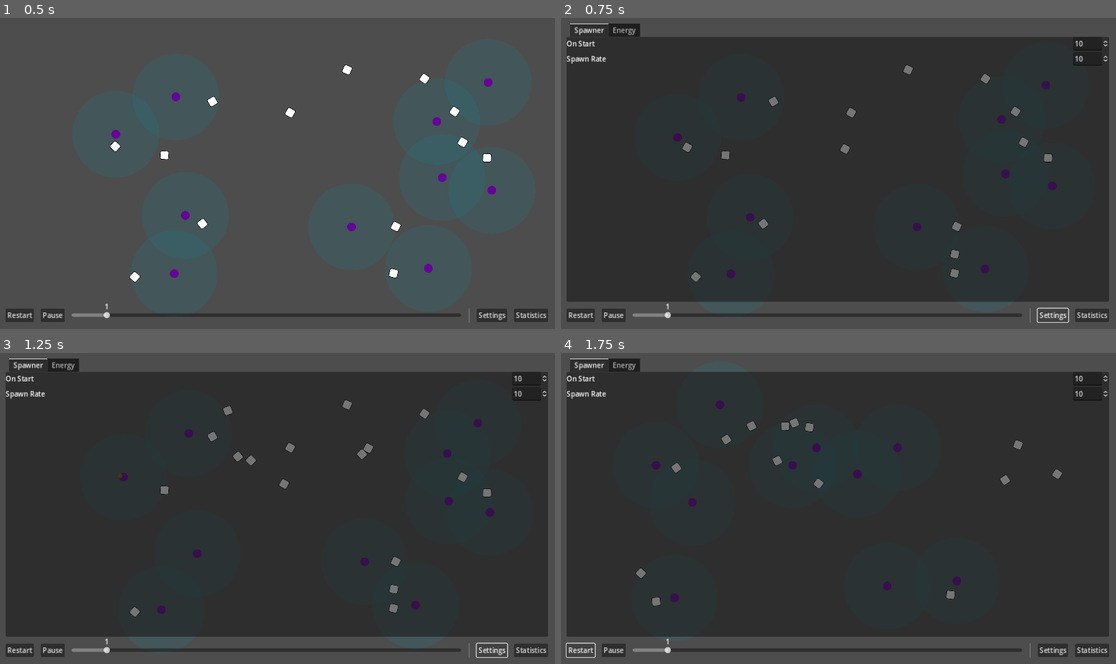
Above: before the commit, frames 1-4 (two rows, left to right).
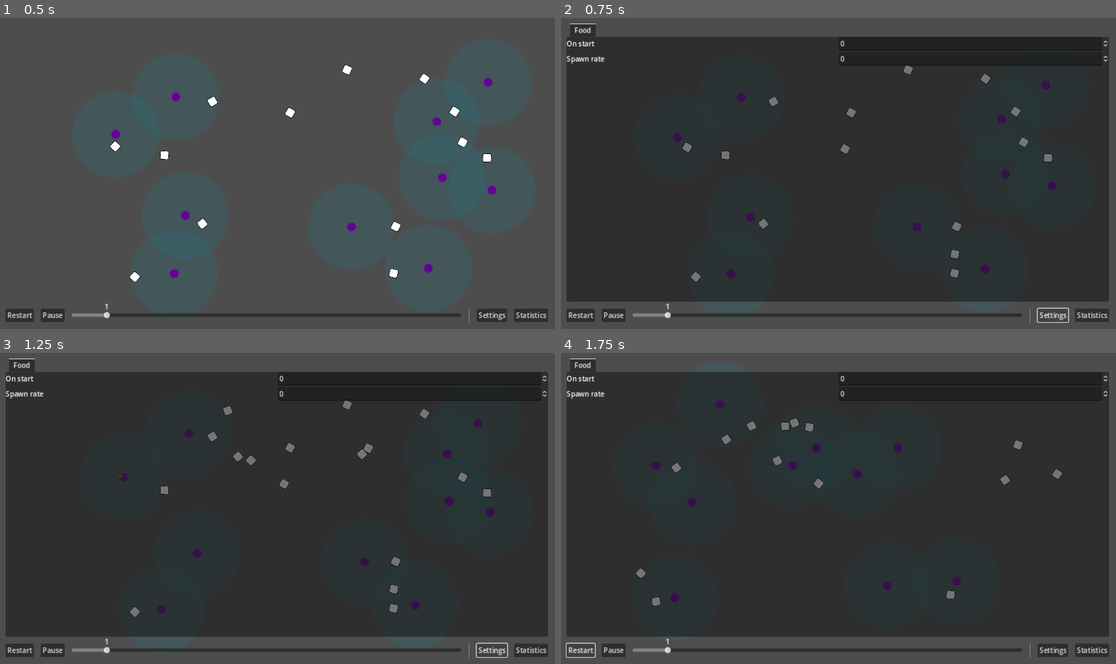
Above: after the commit, the same moments.

Repository: wivest/Natural-Selection
Game: Godot game, scene res://main.tscn
Same seed, same stepped clock (60 frames per second), same inputs: the game is played once before the commit and once after it.
Inputs:
- Up to frame 1 (0.5 s): no input
- Up to frame 2 (0.75 s): click "Settings" at 0.5 s
- Up to frame 3 (1.25 s): no input
- Up to frame 4 (1.75 s): click "Restart" at 1.25 s

Frame 1 is identical in both runs. In frame 2, 0.6% of the frame differs, in the area x 2-95%, y 1-16%; in frame 3, 0.6%; in frame 4, 0.6%.

Commit message:
feat: create food section

Diff:
--- a/main.tscn
+++ b/main.tscn
@@ -1,11 +1,10 @@
-[gd_scene load_steps=7 format=3 uid="uid://b57fcx5wnkjjp"]
+[gd_scene load_steps=6 format=3 uid="uid://b57fcx5wnkjjp"]
 
 [ext_resource type="PackedScene" uid="uid://bt534pqa6bbnk" path="res://field/field.tscn" id="1_pyuv2"]
 [ext_resource type="Script" path="res://ui/tabs/manager.gd" id="2_ki502"]
+[ext_resource type="PackedScene" uid="uid://d0kcmg1d3jhci" path="res://ui/tabs/settings/settings.tscn" id="3_206st"]
 [ext_resource type="Script" path="res://ui/tabs/statistics/counter.gd" id="5_7rui8"]
 [ext_resource type="PackedScene" uid="uid://b6hsim7etwda0" path="res://ui/bar/bar.tscn" id="5_w3kug"]
-[ext_resource type="Script" path="res://ui/settings/tab_container.gd" id="6_d86jy"]
-[ext_resource type="PackedScene" uid="uid://sun71qj2svtq" path="res://ui/settings/field/field.tscn" id="7_fuiho"]
 
 [node name="Main" type="Node"]
 
@@ -47,48 +46,9 @@
 grow_horizontal = 2
 grow_vertical = 2
 
-[node name="Settings" type="TabContainer" parent="GUI/Parameters/VBoxContainer/Tabs"]
+[node name="Settings" parent="GUI/Parameters/VBoxContainer/Tabs" instance=ExtResource("3_206st")]
 visible = false
 layout_mode = 1
-anchors_preset = 15
-anchor_right = 1.0
-anchor_bottom = 1.0
-grow_horizontal = 2
-grow_vertical = 2
-size_flags_vertical = 3
-script = ExtResource("6_d86jy")
-
-[node name="Spawner" type="VBoxContainer" parent="GUI/Parameters/VBoxContainer/Tabs/Settings"]
-layout_mode = 2
-
-[node name="On Start" parent="GUI/Parameters/VBoxContainer/Tabs/Settings/Spawner" instance=ExtResource("7_fuiho")]
-layout_mode = 2
-field_name = "On Start"
-start = 10.0
-
-[node name="SpawnRate" parent="GUI/Parameters/VBoxContainer/Tabs/Settings/Spawner" instance=ExtResource("7_fuiho")]
-layout_mode = 2
-field_name = "Spawn Rate"
-start = 10.0
-
-[node name="Energy" type="VBoxContainer" parent="GUI/Parameters/VBoxContainer/Tabs/Settings"]
-visible = false
-layout_mode = 2
-
-[node name="OnStart" parent="GUI/Parameters/VBoxContainer/Tabs/Settings/Energy" instance=ExtResource("7_fuiho")]
-layout_mode = 2
-field_name = "On Start"
-start = 400.0
-
-[node name="LowerBound" parent="GUI/Parameters/VBoxContainer/Tabs/Settings/Energy" instance=ExtResource("7_fuiho")]
-layout_mode = 2
-field_name = "Lower Bound"
-start = 800.0
-
-[node name="OnDivision" parent="GUI/Parameters/VBoxContainer/Tabs/Settings/Energy" instance=ExtResource("7_fuiho")]
-layout_mode = 2
-field_name = "On Division"
-start = 350.0
 
 [node name="Statistics" type="TabContainer" parent="GUI/Parameters/VBoxContainer/Tabs"]
 visible = false
@@ -106,9 +66,3 @@
 [node name="Bar" parent="GUI/Parameters/VBoxContainer" instance=ExtResource("5_w3kug")]
 layout_mode = 2
 size_flags_stretch_ratio = 2.0
-
-[connection signal="field_changed" from="GUI/Parameters/VBoxContainer/Tabs/Settings/Spawner/On Start" to="GUI/Parameters/VBoxContainer/Tabs/Settings" method="_on_spawner_on_start_field_changed"]
-[connection signal="field_changed" from="GUI/Parameters/VBoxContainer/Tabs/Settings/Spawner/SpawnRate" to="GUI/Parameters/VBoxContainer/Tabs/Settings" method="_on_spawn_rate_field_changed"]
-[connection signal="field_changed" from="GUI/Parameters/VBoxContainer/Tabs/Settings/Energy/OnStart" to="GUI/Parameters/VBoxContainer/Tabs/Settings" method="_on_on_start_field_changed"]
-[connection signal="field_changed" from="GUI/Parameters/VBoxContainer/Tabs/Settings/Energy/LowerBound" to="GUI/Parameters/VBoxContainer/Tabs/Settings" method="_on_lower_bound_field_changed"]
-[connection signal="field_changed" from="GUI/Parameters/VBoxContainer/Tabs/Settings/Energy/OnDivision" to="GUI/Parameters/VBoxContainer/Tabs/Settings" method="_on_on_division_field_changed"]
--- /dev/null
+++ b/ui/tabs/settings/sections/food.tscn
@@ -0,0 +1,38 @@
+[gd_scene load_steps=3 format=3 uid="uid://cla45h7wq8vdy"]
+
+[ext_resource type="Script" path="res://ui/tabs/settings/sections/section.gd" id="1_hangq"]
+[ext_resource type="Script" path="res://ui/tabs/settings/sections/parameter.gd" id="2_0xsf4"]
+
+[node name="Food" type="VBoxContainer" node_paths=PackedStringArray("parameters")]
+offset_right = 88.0
+offset_bottom = 35.0
+script = ExtResource("1_hangq")
+parameters = [NodePath("OnStart/UIParameter"), NodePath("SpawnRate/UIParameter")]
+
+[node name="OnStart" type="HBoxContainer" parent="."]
+layout_mode = 2
+
+[node name="Label" type="Label" parent="OnStart"]
+layout_mode = 2
+size_flags_horizontal = 3
+text = "On start"
+
+[node name="UIParameter" type="SpinBox" parent="OnStart"]
+layout_mode = 2
+size_flags_horizontal = 3
+script = ExtResource("2_0xsf4")
+parameter_name = "food"
+
+[node name="SpawnRate" type="HBoxContainer" parent="."]
+layout_mode = 2
+
+[node name="Label" type="Label" parent="SpawnRate"]
+layout_mode = 2
+size_flags_horizontal = 3
+text = "Spawn rate"
+
+[node name="UIParameter" type="SpinBox" parent="SpawnRate"]
+layout_mode = 2
+size_flags_horizontal = 3
+script = ExtResource("2_0xsf4")
+parameter_name = "spawn_rate"
--- a/ui/tabs/settings/settings.tscn
+++ b/ui/tabs/settings/settings.tscn
@@ -1,4 +1,6 @@
-[gd_scene format=3 uid="uid://d0kcmg1d3jhci"]
+[gd_scene load_steps=2 format=3 uid="uid://d0kcmg1d3jhci"]
+
+[ext_resource type="PackedScene" uid="uid://cla45h7wq8vdy" path="res://ui/tabs/settings/sections/food.tscn" id="1_r1s3c"]
 
 [node name="Settings" type="TabContainer"]
 anchors_preset = 15
@@ -6,5 +8,6 @@
 anchor_bottom = 1.0
 grow_horizontal = 2
 grow_vertical = 2
-size_flags_horizontal = 3
-size_flags_vertical = 3
+
+[node name="Food" parent="." instance=ExtResource("1_r1s3c")]
+layout_mode = 2
Renamed: ui/tabs/settings/section/parameter.gd -> ui/tabs/settings/sections/parameter.gd
Renamed: ui/tabs/settings/section/section.gd -> ui/tabs/settings/sections/section.gd
